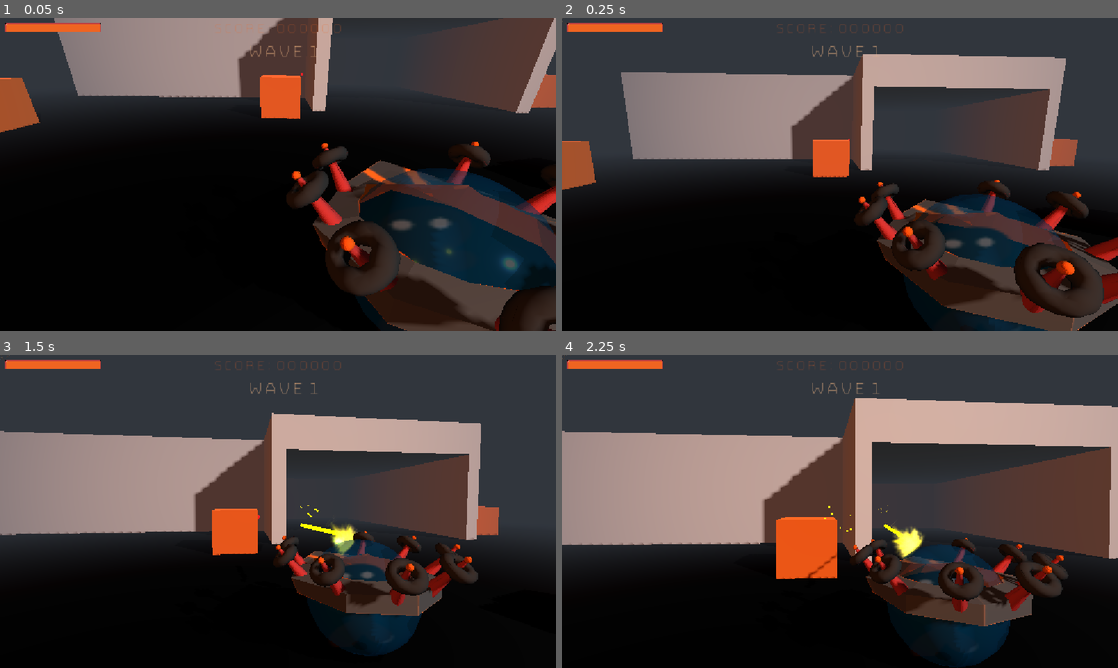
Above: before the commit, frames 1-4 (two rows, left to right).
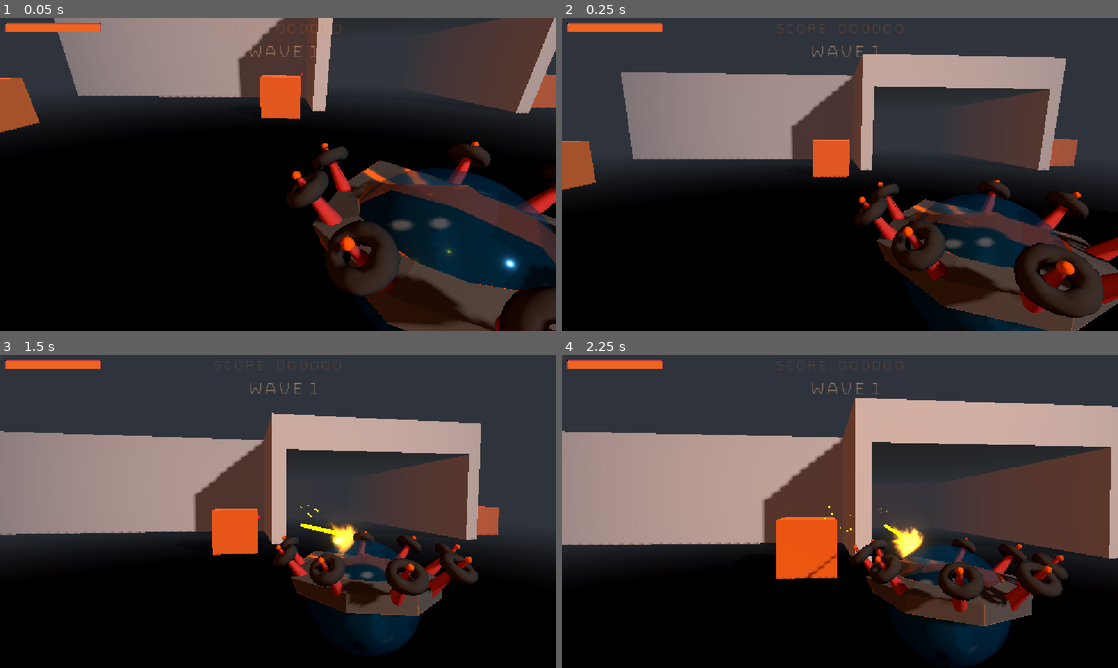
Above: after the commit, the same moments.

Repository: Gamkedo/terminus-2k28
Game: Godot game, scene res://Scenes - Levels/areaImmersive.tscn
Two runs of this game, one before a commit and one after it. Both use one fixed random seed, a clock stepped at 60 frames per second and the inputs below. This scene is started directly instead of the project's main scene.
Inputs (mouse positions are in pixels of both pictures, inside the frame that each line leads up to):
- Up to frame 1 (0.05 s): no input
- Up to frame 2 (0.25 s): no input
- Up to frame 3 (1.5 s): move the mouse to (305, 511) at 0.52 s; press the mouse at (305, 511) at 0.53 s; hold W (walk_up) from 0.53 s (still down); move the mouse to (250, 511) at 1.27 s; release the mouse at (250, 511) at 1.28 s; tap X (toggle_mouse_capture) at 1.35 s; click (250, 511) at 1.42 s
- Up to frame 4 (2.25 s): keep holding W (walk_up); move the mouse to (851, 505) at 2.02 s; hold 0 (weapon0) from 2.03 s (still down); click (851, 505) at 2.17 s

The runs differ from the first frame. In frame 1, less than 0.1% of the frame differs, in the area x 80-93%, y 74-81%; in frame 2, less than 0.1%; in frame 3, 0.3%; in frame 4, 0.4%, in the area x 58-66%, y 53-67%.

Commit message:
Tweaking screen vfx and removing WorldEnvironment in favor of using the camera's environment for flashes

Diff:
--- a/Scenes - Levels/areaArcade.tscn
+++ b/Scenes - Levels/areaArcade.tscn
@@ -186,11 +186,9 @@
 transform = Transform3D(0.73278594, -0.32673866, 0.59688085, 5.3732524e-08, 0.8771734, 0.48017368, -0.6804593, -0.35186443, 0.64278036, 23.942041, 17.40335, 0)
 shadow_enabled = true
 
-[node name="WorldEnvironment" type="WorldEnvironment" parent="Environment" unique_id=1235655185 groups=["world_environment"]]
-environment = SubResource("Environment_iynve")
-
 [node name="Camera3D" type="Camera3D" parent="." unique_id=1314461]
 transform = Transform3D(0.70710677, -0.5196631, 0.4795313, 0, 0.67815965, 0.7349146, -0.70710677, -0.5196631, 0.4795313, 45, 68.70383, 45)
+environment = SubResource("Environment_ocn12")
 projection = 1
 size = 54.271
 
--- a/Scenes - Levels/areaImmersive.tscn
+++ b/Scenes - Levels/areaImmersive.tscn
@@ -105,15 +105,14 @@
 enemies = Array[ExtResource("3_m34s3")]([SubResource("Resource_c4ync"), SubResource("Resource_nl4cv"), SubResource("Resource_5v2eu")])
 metadata/_custom_type_script = "uid://emf33hlypehq"
 
-[sub_resource type="Environment" id="Environment_m34s3"]
-adjustment_enabled = true
-
 [sub_resource type="Environment" id="Environment_788xb"]
+glow_enabled = true
 fog_enabled = true
 fog_mode = 1
 fog_light_color = Color(0.19057477, 0.21052259, 0.24044365, 1)
 fog_density = 1.0
 fog_depth_end = 50.0
+adjustment_enabled = true
 
 [sub_resource type="BoxMesh" id="BoxMesh_y5qfa"]
 size = Vector3(128, 1, 128)
@@ -135,9 +134,6 @@
 transform = Transform3D(0.48363605, 0.42028117, -0.76776284, -0.28596014, 0.9049097, 0.3152221, 0.82723814, 0.06709677, 0.5578307, 11.6279, 17.40335, 4.5625114)
 light_color = Color(1, 0.4745098, 0, 1)
 light_energy = 0.5
-
-[node name="WorldEnvironment" type="WorldEnvironment" parent="Environment" unique_id=841791228 groups=["world_environment"]]
-environment = SubResource("Environment_m34s3")
 
 [node name="Camera3D" type="Camera3D" parent="." unique_id=1314461]
 transform = Transform3D(0.9983916, -0.028389657, 0.049073208, 0, 0.865588, 0.50075686, -0.056693494, -0.49995145, 0.8641958, -1.8925362, 3.693531, 2.1149712)
--- a/Scenes - Levels/areaSurvivor.tscn
+++ b/Scenes - Levels/areaSurvivor.tscn
@@ -35,7 +35,8 @@
 [sub_resource type="BoxShape3D" id="BoxShape3D_7tbbo"]
 size = Vector3(128, 1, 128)
 
-[sub_resource type="Environment" id="Environment_ocn12"]
+[sub_resource type="Environment" id="Environment_oksh5"]
+glow_enabled = true
 adjustment_enabled = true
 
 [node name="SurvivorScene" type="Node3D" unique_id=881090372]
@@ -60,11 +61,9 @@
 transform = Transform3D(0.73278594, -0.32673866, 0.59688085, 5.3732524e-08, 0.8771734, 0.48017368, -0.6804593, -0.35186443, 0.64278036, 23.942041, 17.40335, 0)
 shadow_enabled = true
 
-[node name="WorldEnvironment" type="WorldEnvironment" parent="Environment" unique_id=1421657127 groups=["world_environment"]]
-environment = SubResource("Environment_ocn12")
-
 [node name="Camera3D" type="Camera3D" parent="." unique_id=1314461]
 transform = Transform3D(0.7071068, -0.5196631, 0.47953132, 0, 0.67815965, 0.73491466, -0.7071068, -0.5196631, 0.47953132, 45, 68.70383, 45)
+environment = SubResource("Environment_oksh5")
 projection = 1
 size = 54.271
 script = ExtResource("3_42ddl")
--- a/Scenes - UI/game_over.gd
+++ b/Scenes - UI/game_over.gd
@@ -12,6 +12,7 @@
 	get_child(0).visible = true
 	get_tree().paused = true
 	AudioStreamManager.play_game_over(GAME_OVER_SOUND)
+	Input.set_mouse_mode(Input.MOUSE_MODE_VISIBLE)
 	finalScoreLabel.text = "SCORE: " + str(score).pad_zeros(6)
 
 func _on_restart_pressed():
--- a/Scenes - UI/game_over.tscn
+++ b/Scenes - UI/game_over.tscn
@@ -17,6 +17,14 @@
 
 [node name="CanvasLayer" type="CanvasLayer" parent="." unique_id=20506675]
 visible = false
+
+[node name="ColorRect" type="ColorRect" parent="CanvasLayer" unique_id=1949234868]
+anchors_preset = 15
+anchor_right = 1.0
+anchor_bottom = 1.0
+grow_horizontal = 2
+grow_vertical = 2
+color = Color(0, 0, 0, 0.8352941)
 
 [node name="VBoxContainer" type="VBoxContainer" parent="CanvasLayer" unique_id=865856325]
 anchors_preset = 15
--- a/Scripts/gameplay/level_manager/wave_manager.gd
+++ b/Scripts/gameplay/level_manager/wave_manager.gd
@@ -17,7 +17,7 @@
 
 func _ready() -> void:
 	GameGlobal.enemy_killed.connect(_on_enemy_killed)
-	ScreenVFX.set_shake_volume(0.1)
+	ScreenVFX.set_shake_volume(0.2)
 	enemy_spawner.enemy_spawned.connect(_on_enemy_spawned)
 	_set_up_timer()
 	_start_new_round()
--- a/Scripts/gameplay/player/player.gd
+++ b/Scripts/gameplay/player/player.gd
@@ -16,7 +16,7 @@
 var last_direction: Vector3 = Vector3.FORWARD
 var reload_time: float = 0.0
 var alternate_cannon_left: bool = true
-var return_to_menu_delay: float = 1.5
+var return_to_menu_delay: float = 2.0
 
 var health_max: float = 100.00
 var health_current: float = health_max
@@ -111,9 +111,10 @@
 
 	health_reduced.emit(amount)
 
-	if health_current <= 0.0 and not has_died:
-		has_died = true
-		_on_death.call_deferred()
+	if health_current <= 0.0:
+		if not has_died:
+			has_died = true
+			_on_death.call_deferred()
 	else:
 		# TODO: maybe someone can make a sound that's more purpose-built for this
 		AudioStreamManager.play_sfx("res://Sound Effects/UI/UI_rumble.wav", AudioStreamManager.PlaybackMode.RANDOM_PITCH)
@@ -125,7 +126,7 @@
 func _on_death() -> void:
 	ScreenVFX.slomo(ScreenVFX.MID, ScreenVFX.QUAKE)
 	ScreenVFX.shake(ScreenVFX.LONG, ScreenVFX.QUAKE)
-	ScreenVFX.flash(ScreenVFX.LONG, ScreenVFX.QUAKE, ScreenVFX.Flash.STARK)
+	ScreenVFX.flash(ScreenVFX.LONG, ScreenVFX.TREMOR, ScreenVFX.Flash.STARK)
 	AudioStreamManager.play_sfx("res://Sound Effects/Explosions/explosion_4.wav")
 	await AudioStreamManager.fade_out_music(return_to_menu_delay).finished
 	GameGlobal.game_over.emit()
--- a/Scripts/screen_vfx.gd
+++ b/Scripts/screen_vfx.gd
@@ -77,22 +77,22 @@
 		flash_tween = create_tween()
 		flash_tween.set_ease(Tween.EASE_IN)
 		#flash_tween.set_parallel(true)
-		env.environment.glow_bloom = intensity
+		env.glow_bloom = intensity
 		match type:
 			Flash.LIGHT:
-				env.environment.adjustment_brightness = 1.0 + 2.0 * intensity
+				env.adjustment_brightness = 1.0 + 2.0 * intensity
 			Flash.DARK:
-				env.environment.glow_bloom = 0.0 # bloom doesn't look nice with this one
-				env.environment.adjustment_brightness = 1.0 - intensity * 1.2
+				env.glow_bloom = 0.0 # bloom doesn't look nice with this one
+				env.adjustment_brightness = 1.0 - intensity * 1.2
 			Flash.STARK:
-				env.environment.adjustment_contrast = 1.0 + intensity * 0.5
-				env.environment.adjustment_saturation = 1.0 + intensity * 5.0
+				env.adjustment_contrast = 1.0 + intensity * 0.5
+				env.adjustment_saturation = 1.0 + intensity * 0.5
 			Flash.BLAND:
-				env.environment.adjustment_saturation = 1.0 - intensity
-		flash_tween.tween_property(env.environment, "glow_bloom", baseline_bloom, seconds)
-		flash_tween.parallel().tween_property(env.environment, "adjustment_brightness", baseline_brightness, seconds)
-		flash_tween.parallel().tween_property(env.environment, "adjustment_contrast", baseline_contrast, seconds)
-		flash_tween.parallel().tween_property(env.environment, "adjustment_saturation", baseline_saturation, seconds)
+				env.adjustment_saturation = 1.0 - intensity
+		flash_tween.tween_property(env, "glow_bloom", baseline_bloom, seconds)
+		flash_tween.parallel().tween_property(env, "adjustment_brightness", baseline_brightness, seconds)
+		flash_tween.parallel().tween_property(env, "adjustment_contrast", baseline_contrast, seconds)
+		flash_tween.parallel().tween_property(env, "adjustment_saturation", baseline_saturation, seconds)
 
 
 var slomo_tween: Tween
@@ -134,9 +134,12 @@
 	return fade(seconds, node, Color.WHITE)
 
 
-func _get_world_env() -> WorldEnvironment:
-	return get_tree().get_first_node_in_group("world_environment")
-
+func _get_world_env() -> Environment:
+	var we = get_tree().get_first_node_in_group("world_environment")
+	if we and we is WorldEnvironment:
+		return we.environment
+	we = get_viewport().get_camera_3d().environment
+	return we
 
 func _process(delta: float) -> void:
 	var cam: Camera3D = get_viewport().get_camera_3d()
--- a/project.godot
+++ b/project.godot
@@ -43,7 +43,6 @@
 [global_group]
 
 enemy=""
-world_environment=""
 
 [input]
 
Not shown: 1 places in Scenes - Levels/areaArcade.tscn that only renumber resources
